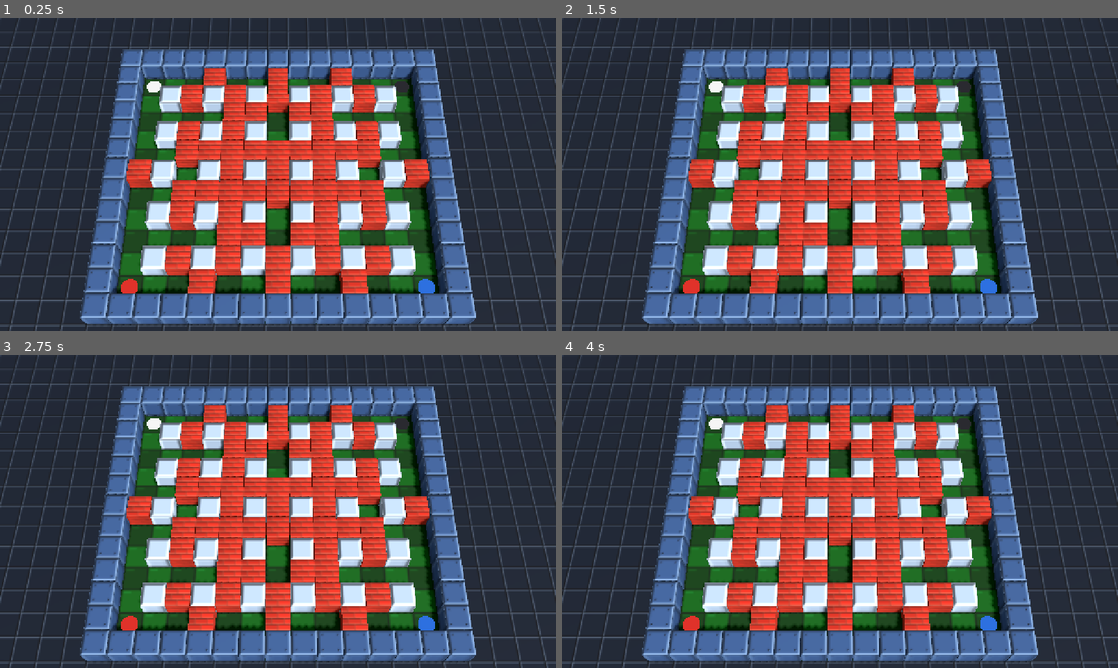
Above: before the commit, frames 1-4 (two rows, left to right).
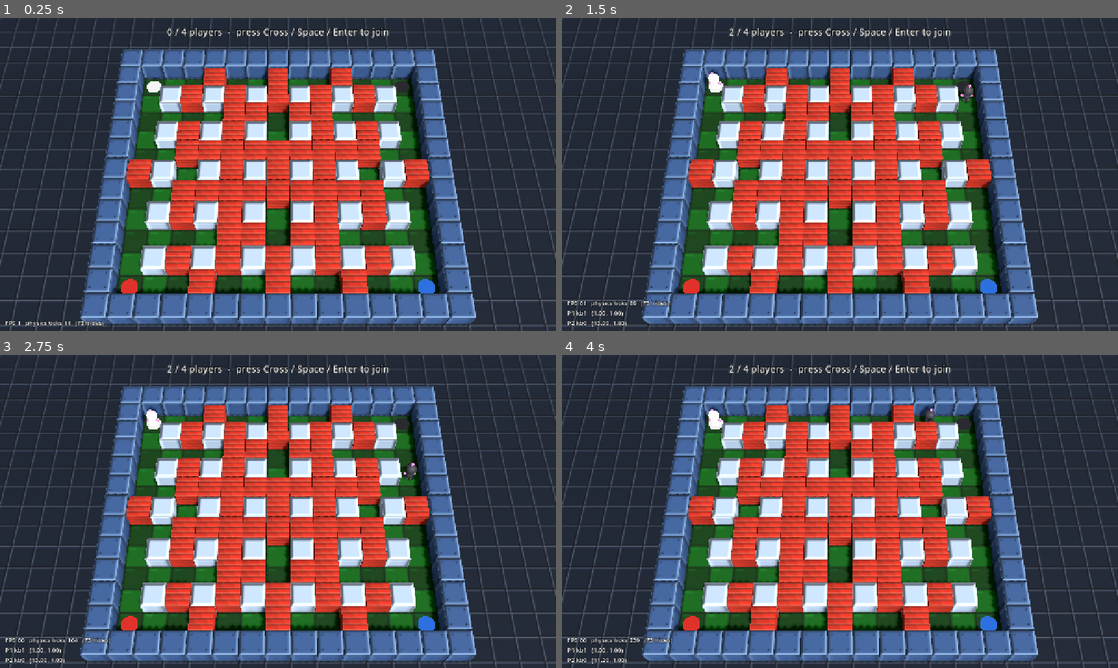
Above: after the commit, the same moments.

Repository: Edwiersma/BombermanNextGeneration
Game: Godot game, scene res://scenes/boot.tscn
The game is run twice, just before and just after one commit, with the same random seed, the same clock (stepped at 60 frames per second) and the same inputs.
Inputs (mouse positions are in pixels of both pictures, inside the frame that each line leads up to):
- Up to frame 1 (0.25 s): no input
- Up to frame 2 (1.5 s): tap Enter at 0.5 s; move the mouse to (962, 158) at 0.52 s; hold D 0.53-1.28 s; tap E at 0.6 s; click (962, 158) at 0.67 s; tap Space at 0.77 s; move the mouse to (728, 190) at 1.27 s; hold S from 1.28 s (still down); tap Tab at 1.35 s
- Up to frame 3 (2.75 s): tap Space at 1.52 s; move the mouse to (333, 442) at 2.02 s; release S at 2.03 s; hold D from 2.03 s (still down); tap Enter at 2.1 s
- Up to frame 4 (4 s): move the mouse to (812, 574) at 2.77 s; release D at 2.78 s; hold W 2.78-3.53 s; tap Shift at 2.85 s; click (812, 574) at 2.92 s; tap Space at 3.02, 3.77 s; move the mouse to (1006, 558) at 3.52 s; hold A from 3.53 s (still down); tap Backspace at 3.6 s

The runs differ from the first frame. In frame 1, 0.6% of the frame differs, in the area x 1-70%, y 2-99%; in frame 2, 1.0%; in frame 3, 1.0%, in the area x 1-75%, y 2-99%; in frame 4, 1.0%.

Commit message:
M3: players and Bomberman-style movement
- GridMovement: one axis at a time, lane alignment before turning, stop at cell
  centre when blocked, corner assist into an overlapping open lane, newest held
  direction wins so turns can be queued
- Rules: movement constants in one place
- Player: reads its device via InputRouter, moves each physics tick, interpolated
  rendering, placeholder bomber model in the slot colour
- Match: spawns joined slots, dev drop-in join, collision hook for bombs (M4),
  join hint and F3 debug readout (FPS, ticks, positions)
- 12 movement tests (23 total)

Co-Authored-By: Claude Opus 5.5 <noreply@anthropic.com>

Diff:
--- a/scenes/game/match.gd
+++ b/scenes/game/match.gd
@@ -1,15 +1,25 @@
 extends Node3D
-## Versus match root. M2: builds the arena from the level and frames the camera.
-## Players, bombs and round flow are added here in later milestones.
+## Versus match root: builds the arena, spawns a player per joined slot and answers collision
+## questions. Bombs (M4) and round flow (M5) are added here.
+
+const PLAYER_SCENE := preload("res://scenes/game/player.tscn")
 
 @export var level: LevelData = preload("res://levels/classic.tres")
 ## Fixed seed for '?' cells; 0 picks a new random layout every time.
 @export var rng_seed := 0
+## Dev convenience until the lobby exists (M6): any device pressing bomb joins mid-match.
+@export var allow_drop_in := true
 
 var grid: Grid
+var players: Array = []  # Player node or null, indexed by slot
+
+var _ticks := 0
 
 @onready var arena: Node3D = $Arena
 @onready var camera: Camera3D = $Camera
+@onready var players_root: Node3D = $Players
+@onready var hint: Label = $Hud/Hint
+@onready var debug_label: Label = $Hud/Debug
 
 
 func _ready() -> void:
@@ -21,3 +31,64 @@
 	grid = level.build_grid(rng)
 	arena.build(grid)
 	camera.frame(arena.get_bounds())
+
+	players.resize(InputRouter.MAX_SLOTS)
+	for slot in InputRouter.MAX_SLOTS:
+		var device := InputRouter.device_in_slot(slot)
+		if device != "":
+			_spawn_player(slot, device)
+	InputRouter.action_pressed.connect(_on_action_pressed)
+	_update_hint()
+	debug_label.visible = allow_drop_in
+
+
+func _physics_process(_delta: float) -> void:
+	_ticks += 1
+
+
+func _process(_delta: float) -> void:
+	if debug_label.visible:
+		var lines: Array[String] = ["FPS %d   physics ticks %d   (F3 hides)" % [Engine.get_frames_per_second(), _ticks]]
+		for player in players:
+			if player:
+				lines.append("P%d %-4s  (%.2f, %.2f)" % [player.slot + 1, player.device, player.grid_pos.x, player.grid_pos.y])
+		debug_label.text = "\n".join(lines)
+
+
+func _unhandled_input(event: InputEvent) -> void:
+	if event is InputEventKey and event.pressed and not event.echo and event.physical_keycode == KEY_F3:
+		debug_label.visible = not debug_label.visible
+
+
+## Movement collision: can `player` enter `cell`? M4 adds bombs here.
+func is_blocked_for(_player: Node, cell: Vector2i) -> bool:
+	return grid.is_blocking(cell)
+
+
+func _on_action_pressed(device: String, action: StringName) -> void:
+	if not allow_drop_in or action != &"bomb" or InputRouter.slot_of(device) != -1:
+		return
+	var slot := InputRouter.assign_slot(device)
+	if slot != -1:
+		_spawn_player(slot, device)
+		_update_hint()
+
+
+func _spawn_player(slot: int, device: String) -> void:
+	var spawn := grid.spawns[slot]
+	if spawn == Grid.NO_SPAWN:
+		push_error("Level has no spawn for slot %d" % slot)
+		return
+	var player := PLAYER_SCENE.instantiate()
+	player.setup(self, slot, device, Palette.PLAYER_COLORS[slot], spawn)
+	players_root.add_child(player)
+	players[slot] = player
+
+
+func _update_hint() -> void:
+	var joined := InputRouter.joined_count()
+	hint.visible = allow_drop_in
+	if joined < InputRouter.MAX_SLOTS:
+		hint.text = "%d / %d players  -  press Cross / Space / Enter to join" % [joined, InputRouter.MAX_SLOTS]
+	else:
+		hint.text = "%d / %d players" % [joined, InputRouter.MAX_SLOTS]
--- a/scenes/game/match.tscn
+++ b/scenes/game/match.tscn
@@ -29,3 +29,33 @@
 current = true
 fov = 30.0
 script = ExtResource("3")
+
+[node name="Players" type="Node3D" parent="."]
+
+[node name="Hud" type="CanvasLayer" parent="."]
+
+[node name="Hint" type="Label" parent="Hud"]
+anchors_preset = 10
+anchor_right = 1.0
+offset_top = 16.0
+offset_bottom = 48.0
+grow_horizontal = 2
+theme_override_colors/font_outline_color = Color(0, 0, 0, 1)
+theme_override_constants/outline_size = 6
+theme_override_font_sizes/font_size = 22
+horizontal_alignment = 1
+vertical_alignment = 1
+
+[node name="Debug" type="Label" parent="Hud"]
+anchors_preset = 2
+anchor_top = 1.0
+anchor_bottom = 1.0
+offset_left = 12.0
+offset_top = -110.0
+offset_right = 420.0
+offset_bottom = -8.0
+grow_vertical = 0
+theme_override_colors/font_outline_color = Color(0, 0, 0, 1)
+theme_override_constants/outline_size = 4
+theme_override_font_sizes/font_size = 14
+vertical_alignment = 2
--- /dev/null
+++ b/scenes/game/player.gd
@@ -0,0 +1,176 @@
+extends Node3D
+## A bomber. Reads its device through InputRouter and moves on the grid every physics tick.
+## Position lives in `grid_pos` (cells); the node's transform only mirrors it, interpolated
+## between ticks so motion is smooth on displays faster than 60 Hz.
+
+const DIRECTION_ACTIONS := {
+	&"up": Vector2i.UP,
+	&"down": Vector2i.DOWN,
+	&"left": Vector2i.LEFT,
+	&"right": Vector2i.RIGHT,
+}
+const TURN_SPEED := 18.0  # radians per second for the visual turn
+const BOB_HEIGHT := 0.05
+
+var slot := -1
+var device := ""
+var color := Color.WHITE
+var grid_pos := Vector2.ZERO
+var facing := Vector2i.DOWN
+var speed := Rules.PLAYER_SPEED
+var input_enabled := true
+
+var _world: Node  # must provide is_blocked_for(player, cell: Vector2i) -> bool
+var _previous_pos := Vector2.ZERO  # grid_pos at the previous tick, for interpolation
+var _held_dirs: Array[Vector2i] = []  # most recently pressed first
+var _model: Node3D
+var _moving := false
+var _walk_time := 0.0
+
+
+func setup(world: Node, player_slot: int, player_device: String, player_color: Color, spawn: Vector2i) -> void:
+	_world = world
+	slot = player_slot
+	device = player_device
+	color = player_color
+	grid_pos = Vector2(spawn)
+	_previous_pos = grid_pos
+	name = "Player%d" % (slot + 1)
+
+
+func _ready() -> void:
+	_model = _build_model()
+	add_child(_model)
+	_sync_transform(1.0)
+	InputRouter.action_pressed.connect(_on_action_pressed)
+
+
+func get_cell() -> Vector2i:
+	return GridMovement.nearest_cell(grid_pos)
+
+
+func _on_action_pressed(device_id: String, action: StringName) -> void:
+	if device_id != device or not DIRECTION_ACTIONS.has(action):
+		return
+	var dir: Vector2i = DIRECTION_ACTIONS[action]
+	_held_dirs.erase(dir)
+	_held_dirs.push_front(dir)
+
+
+func _physics_process(delta: float) -> void:
+	_update_held_dirs()
+	var dirs: Array[Vector2i] = _held_dirs if input_enabled else ([] as Array[Vector2i])
+	var result := GridMovement.step(grid_pos, dirs, speed * delta, _is_blocked)
+	_moving = result.dir != Vector2i.ZERO
+	if _moving:
+		facing = result.dir
+	_previous_pos = grid_pos
+	grid_pos = result.pos
+
+
+func _process(delta: float) -> void:
+	_sync_transform(Engine.get_physics_interpolation_fraction())
+	var target_angle := atan2(float(facing.x), float(facing.y))
+	_model.rotation.y = rotate_toward(_model.rotation.y, target_angle, TURN_SPEED * delta)
+	if _moving:
+		_walk_time += delta
+		_model.position.y = absf(sin(_walk_time * speed * PI)) * BOB_HEIGHT
+	else:
+		_walk_time = 0.0
+		_model.position.y = move_toward(_model.position.y, 0.0, delta)
+
+
+## Keeps press order for directions still held, and picks up ones held before this player existed.
+func _update_held_dirs() -> void:
+	var still_held: Array[Vector2i] = []
+	for dir in _held_dirs:
+		if InputRouter.is_held(device, _action_for(dir)):
+			still_held.append(dir)
+	for action in DIRECTION_ACTIONS:
+		var dir: Vector2i = DIRECTION_ACTIONS[action]
+		if dir not in still_held and InputRouter.is_held(device, action):
+			still_held.append(dir)
+	_held_dirs = still_held
+
+
+func _action_for(dir: Vector2i) -> StringName:
+	return DIRECTION_ACTIONS.find_key(dir)
+
+
+func _is_blocked(cell: Vector2i) -> bool:
+	return _world.is_blocked_for(self, cell)
+
+
+func _sync_transform(fraction: float) -> void:
+	var shown := _previous_pos.lerp(grid_pos, fraction)
+	position = Vector3(shown.x, 0.0, shown.y)
+
+
+# --- Placeholder model ---------------------------------------------------------------
+# Faces +Z (towards the camera, "down" on the grid). Replaced by assets_ext/models/bomber.glb.
+
+func _build_model() -> Node3D:
+	var scene := AssetLibrary.model("bomber")
+	if scene:
+		return scene.instantiate()
+
+	var root := Node3D.new()
+	root.name = "Model"
+	var suit := _material(color)
+	var skin := _material(Color(1.0, 0.80, 0.68))
+	var dark := _material(Color(0.08, 0.08, 0.10))
+	var pink := _material(Color(1.0, 0.40, 0.70))
+	var white := _material(Color(0.95, 0.95, 0.95))
+
+	_add_part(root, _capsule(0.19, 0.46), suit, Vector3(0, 0.29, 0))                       # body
+	_add_part(root, _sphere(0.25), suit, Vector3(0, 0.68, 0))                              # helmet
+	_add_part(root, _sphere(0.18), skin, Vector3(0, 0.67, 0.11), Vector3(1.0, 0.85, 0.6))   # face
+	_add_part(root, _sphere(0.035), dark, Vector3(-0.06, 0.69, 0.22), Vector3(0.7, 1.6, 0.5))  # eyes
+	_add_part(root, _sphere(0.035), dark, Vector3(0.06, 0.69, 0.22), Vector3(0.7, 1.6, 0.5))
+	_add_part(root, _cylinder(0.02, 0.14), white, Vector3(0, 0.97, 0))                      # antenna
+	_add_part(root, _sphere(0.07), pink, Vector3(0, 1.06, 0))
+	_add_part(root, _sphere(0.08), pink, Vector3(-0.22, 0.33, 0.02))                        # hands
+	_add_part(root, _sphere(0.08), pink, Vector3(0.22, 0.33, 0.02))
+	_add_part(root, _sphere(0.09), suit, Vector3(-0.09, 0.06, 0.04), Vector3(1, 0.7, 1.4))  # feet
+	_add_part(root, _sphere(0.09), suit, Vector3(0.09, 0.06, 0.04), Vector3(1, 0.7, 1.4))
+	return root
+
+
+func _add_part(parent: Node3D, mesh: Mesh, mat: Material, pos: Vector3, scale_by := Vector3.ONE) -> void:
+	var part := MeshInstance3D.new()
+	part.mesh = mesh
+	part.material_override = mat
+	part.position = pos
+	part.scale = scale_by
+	parent.add_child(part)
+
+
+func _material(albedo: Color) -> StandardMaterial3D:
+	var mat := StandardMaterial3D.new()
+	mat.albedo_color = albedo
+	mat.roughness = 0.6
+	return mat
+
+
+func _sphere(radius: float) -> SphereMesh:
+	var mesh := SphereMesh.new()
+	mesh.radius = radius
+	mesh.height = radius * 2.0
+	mesh.radial_segments = 24
+	mesh.rings = 12
+	return mesh
+
+
+func _capsule(radius: float, height: float) -> CapsuleMesh:
+	var mesh := CapsuleMesh.new()
+	mesh.radius = radius
+	mesh.height = height
+	return mesh
+
+
+func _cylinder(radius: float, height: float) -> CylinderMesh:
+	var mesh := CylinderMesh.new()
+	mesh.top_radius = radius
+	mesh.bottom_radius = radius
+	mesh.height = height
+	return mesh
--- /dev/null
+++ b/scenes/game/player.tscn
@@ -0,0 +1,6 @@
+[gd_scene format=3]
+
+[ext_resource type="Script" path="res://scenes/game/player.gd" id="1"]
+
+[node name="Player" type="Node3D"]
+script = ExtResource("1")
--- /dev/null
+++ b/scripts/core/grid_movement.gd
@@ -0,0 +1,66 @@
+class_name GridMovement
+extends RefCounted
+## Bomberman-style movement on the grid, as a pure function so it can be tested headless.
+##
+## Positions are in cells; cell centres are whole numbers. A player moves along one axis at a time:
+## - If the cell ahead is open, the player first lines up with its lane, then moves forward.
+## - If the cell ahead is blocked, the player can still walk up to the centre of its own cell.
+## - Corner assist: when blocked but overlapping the neighbouring lane by at least
+##   Rules.CORNER_ASSIST_MIN, and that lane is open ahead, the player slides sideways into it.
+## When several directions are held, the most recent one that produces movement wins, so holding
+## a second direction "queues" a turn at the next opening.
+
+const EPSILON := 0.0001
+
+
+## Moves `pos` by up to `distance` cells. `dirs` are the held directions, most recent first.
+## `is_blocked` is called with a Vector2i cell and returns true for cells the player cannot enter.
+## Returns {"pos": Vector2, "dir": Vector2i}; dir is the direction that moved (ZERO if none).
+static func step(pos: Vector2, dirs: Array[Vector2i], distance: float, is_blocked: Callable) -> Dictionary:
+	distance = minf(distance, Rules.MAX_STEP)
+	for dir in dirs:
+		var new_pos := _step_in_direction(pos, dir, distance, is_blocked)
+		if new_pos.distance_squared_to(pos) > EPSILON * EPSILON:
+			return {"pos": new_pos, "dir": dir}
+	return {"pos": pos, "dir": Vector2i.ZERO}
+
+
+static func nearest_cell(pos: Vector2) -> Vector2i:
+	return Vector2i(roundi(pos.x), roundi(pos.y))
+
+
+static func _step_in_direction(pos: Vector2, dir: Vector2i, budget: float, is_blocked: Callable) -> Vector2:
+	var cell := nearest_cell(pos)
+	var forward := Vector2(dir)
+	var side_axis := Vector2(absi(dir.y), absi(dir.x))  # unit vector across the direction of travel
+	var side_offset := (pos - Vector2(cell)).dot(side_axis)
+
+	if not is_blocked.call(cell + dir):
+		# Line up with this lane first, then spend what is left moving forward.
+		var align := minf(absf(side_offset), budget)
+		pos -= side_axis * signf(side_offset) * align
+		budget -= align
+		if absf(side_offset) - align < EPSILON:
+			pos = _snap_side(pos, side_axis, cell)
+		return pos + forward * budget
+
+	# Blocked ahead: walk up to the centre of the current cell, but no further.
+	var to_centre := (Vector2(cell) - pos).dot(forward)
+	if to_centre > EPSILON:
+		return pos + forward * minf(to_centre, budget)
+
+	# Corner assist into the neighbouring lane we overlap.
+	if absf(side_offset) >= Rules.CORNER_ASSIST_MIN:
+		var side := Vector2i(side_axis * signf(side_offset))
+		if not is_blocked.call(cell + side) and not is_blocked.call(cell + side + dir):
+			var remaining := 1.0 - absf(side_offset)
+			return pos + Vector2(side) * minf(remaining, budget)
+	return pos
+
+
+static func _snap_side(pos: Vector2, side_axis: Vector2, cell: Vector2i) -> Vector2:
+	if side_axis.x > 0.0:
+		pos.x = cell.x
+	else:
+		pos.y = cell.y
+	return pos
--- /dev/null
+++ b/scripts/core/rules.gd
@@ -0,0 +1,14 @@
+class_name Rules
+extends RefCounted
+## Gameplay numbers in one place. They become match parameters in Phase 2.
+## Values marked VERIFY are best guesses until checked against Bomberman Generations footage.
+
+## Base walking speed in cells per second. VERIFY
+const PLAYER_SPEED := 4.0
+
+## Minimum sideways overlap (in cells) with the neighbouring lane before a blocked player
+## slides around the corner into it.
+const CORNER_ASSIST_MIN := 0.25
+
+## Largest distance moved in one tick, so a player can never skip past a cell centre.
+const MAX_STEP := 0.45
--- /dev/null
+++ b/tests/test_movement.gd
@@ -0,0 +1,122 @@
+extends "res://tests/test_suite.gd"
+
+const UP := Vector2i.UP
+const DOWN := Vector2i.DOWN
+const LEFT := Vector2i.LEFT
+const RIGHT := Vector2i.RIGHT
+
+# (1,2) is a wall below the start cell, (2,2) is an opening to its right.
+const CORNER_ROWS := [
+	"######",
+	"#....#",
+	"##.###",
+	"#....#",
+	"######",
+]
+
+
+func _grid(rows: Array) -> Grid:
+	var grid := Grid.new(rows[0].length(), rows.size())
+	for y in rows.size():
+		for x in rows[y].length():
+			if rows[y][x] == "#":
+				grid.set_cell(Vector2i(x, y), Grid.Cell.HARD)
+			elif rows[y][x] == "+":
+				grid.set_cell(Vector2i(x, y), Grid.Cell.SOFT)
+	return grid
+
+
+func _step(grid: Grid, pos: Vector2, dirs: Array[Vector2i], distance: float) -> Dictionary:
+	return GridMovement.step(pos, dirs, distance, grid.is_blocking)
+
+
+func _near(a: Vector2, b: Vector2) -> bool:
+	return a.distance_to(b) < 0.001
+
+
+func test_moves_freely_in_open_corridor() -> void:
+	var result := _step(_grid(CORNER_ROWS), Vector2(1, 1), [RIGHT], 0.25)
+	check(_near(result.pos, Vector2(1.25, 1)), "moved right: %s" % result.pos)
+	check_eq(result.dir, RIGHT, "dir")
+
+
+func test_stops_at_cell_centre_before_wall() -> void:
+	var grid := _grid(CORNER_ROWS)
+	var result := _step(grid, Vector2(1.2, 1), [LEFT], 0.4)
+	check(_near(result.pos, Vector2(1, 1)), "walks to centre then stops: %s" % result.pos)
+	result = _step(grid, result.pos, [LEFT], 0.4)
+	check(_near(result.pos, Vector2(1, 1)), "stays at centre: %s" % result.pos)
+	check_eq(result.dir, Vector2i.ZERO, "no movement reported")
+
+
+func test_lines_up_with_lane_before_turning() -> void:
+	var grid := _grid(CORNER_ROWS)
+	# Slightly below row 1 centre, pressing right: first moves up to y=1, then right.
+	var result := _step(grid, Vector2(1, 1.1), [RIGHT], 0.3)
+	check(_near(result.pos, Vector2(1.2, 1)), "aligned then moved: %s" % result.pos)
+
+
+func test_corner_assist_slides_into_open_lane() -> void:
+	var grid := _grid(CORNER_ROWS)
+	# Wall below (1,1); overlapping lane x=2 by 0.3, which is open below.
+	var result := _step(grid, Vector2(1.3, 1), [DOWN], 0.2)
+	check(_near(result.pos, Vector2(1.5, 1)), "slid towards x=2: %s" % result.pos)
+	check_eq(result.dir, DOWN, "still facing the pressed direction")
+	for i in 10:
+		result = _step(grid, result.pos, [DOWN], 0.2)
+	check(result.pos.x == 2.0 and result.pos.y > 1.5, "went round the corner: %s" % result.pos)
+
+
+func test_no_corner_assist_below_threshold() -> void:
+	var result := _step(_grid(CORNER_ROWS), Vector2(1.1, 1), [DOWN], 0.2)
+	check(_near(result.pos, Vector2(1.1, 1)), "too little overlap, no slide: %s" % result.pos)
+
+
+func test_newest_direction_wins_when_possible() -> void:
+	var result := _step(_grid(CORNER_ROWS), Vector2(2, 1), [DOWN, RIGHT], 0.2)
+	check(_near(result.pos, Vector2(2, 1.2)), "turned down: %s" % result.pos)
+
+
+func test_falls_back_to_older_direction_when_blocked() -> void:
+	# Holding right, then pressing down at a wall: keep running right.
+	var result := _step(_grid(CORNER_ROWS), Vector2(3, 1), [DOWN, RIGHT], 0.2)
+	check(_near(result.pos, Vector2(3.2, 1)), "kept moving right: %s" % result.pos)
+	check_eq(result.dir, RIGHT, "dir")
+
+
+func test_queued_turn_newest_first() -> void:
+	# Running left past an opening while also holding down (pressed last): line up, then go down.
+	var grid := _grid(["#####", "#...#", "#.#.#", "#...#", "#####"])
+	var pos := Vector2(1.27, 1)
+	for i in 12:
+		pos = _step(grid, pos, [DOWN, LEFT], 0.067).pos
+	check(pos.x == 1.0 and pos.y > 1.3, "turned down at x=1: %s" % pos)
+
+
+func test_queued_turn_oldest_first() -> void:
+	# Same, but left was pressed last: run into the wall, then fall back to down.
+	var grid := _grid(["#####", "#...#", "#.#.#", "#...#", "#####"])
+	var pos := Vector2(1.27, 1)
+	for i in 12:
+		pos = _step(grid, pos, [LEFT, DOWN], 0.067).pos
+	check(pos.x == 1.0 and pos.y > 1.3, "turned down after reaching the wall: %s" % pos)
+
+
+func test_soft_blocks_block_movement() -> void:
+	var grid := _grid(["#####", "#.+.#", "#####"])
+	var result := _step(grid, Vector2(1, 1), [RIGHT], 0.4)
+	check(_near(result.pos, Vector2(1, 1)), "blocked by brick: %s" % result.pos)
+
+
+func test_step_never_exceeds_max_step() -> void:
+	var grid := _grid(["########", "#......#", "########"])
+	var result := _step(grid, Vector2(1, 1), [RIGHT], 5.0)
+	check(_near(result.pos, Vector2(1 + Rules.MAX_STEP, 1)), "clamped: %s" % result.pos)
+
+
+func test_cannot_cross_into_blocked_cell_at_speed() -> void:
+	var grid := _grid(["#####", "#..##", "#####"])
+	var pos := Vector2(1, 1)
+	for i in 20:
+		pos = _step(grid, pos, [RIGHT], Rules.MAX_STEP).pos
+	check(_near(pos, Vector2(2, 1)), "stopped at the last open cell: %s" % pos)
Not shown, added: scenes/game/player.gd.uid
Not shown, added: scripts/core/grid_movement.gd.uid
Not shown, added: scripts/core/rules.gd.uid
Not shown, added: tests/test_movement.gd.uid
